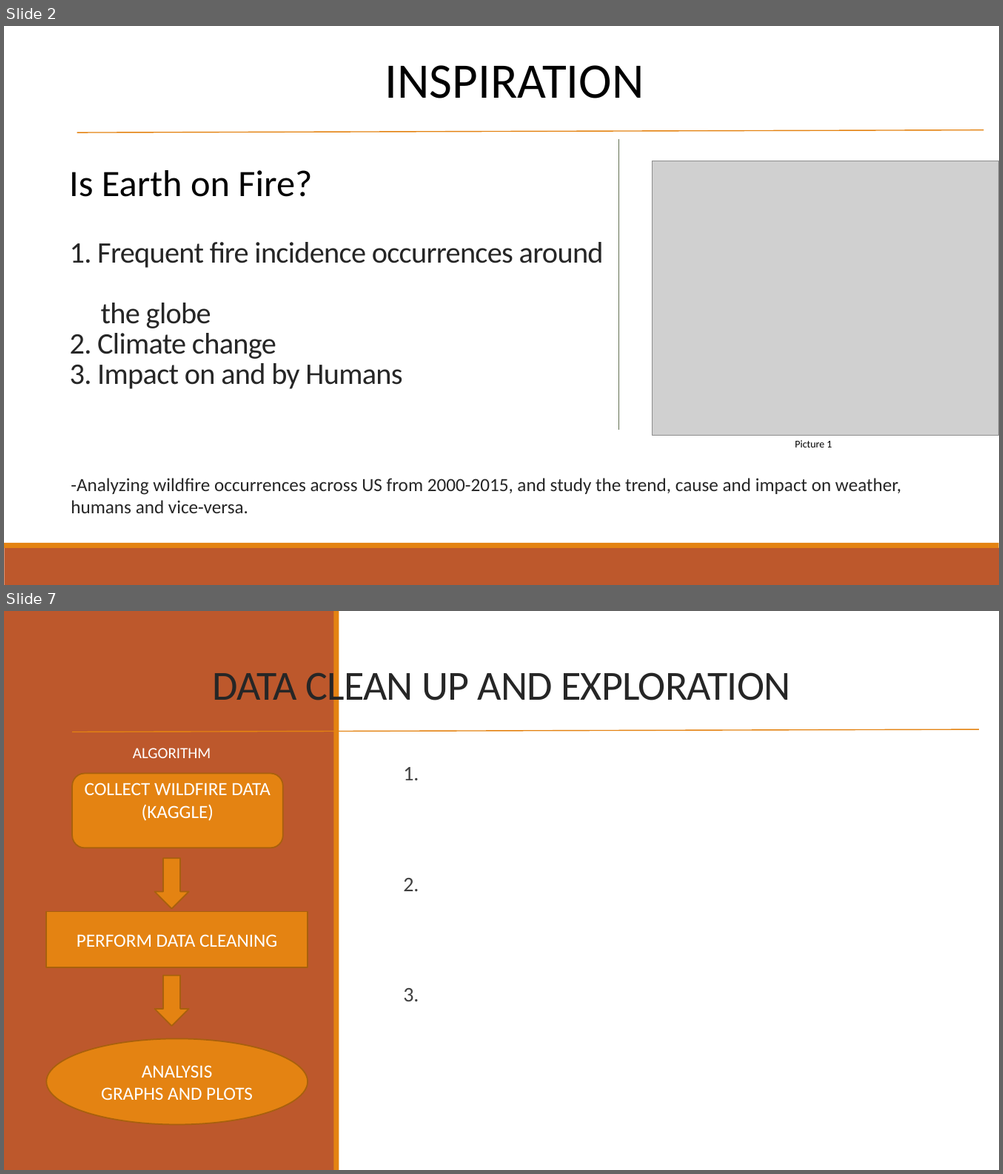
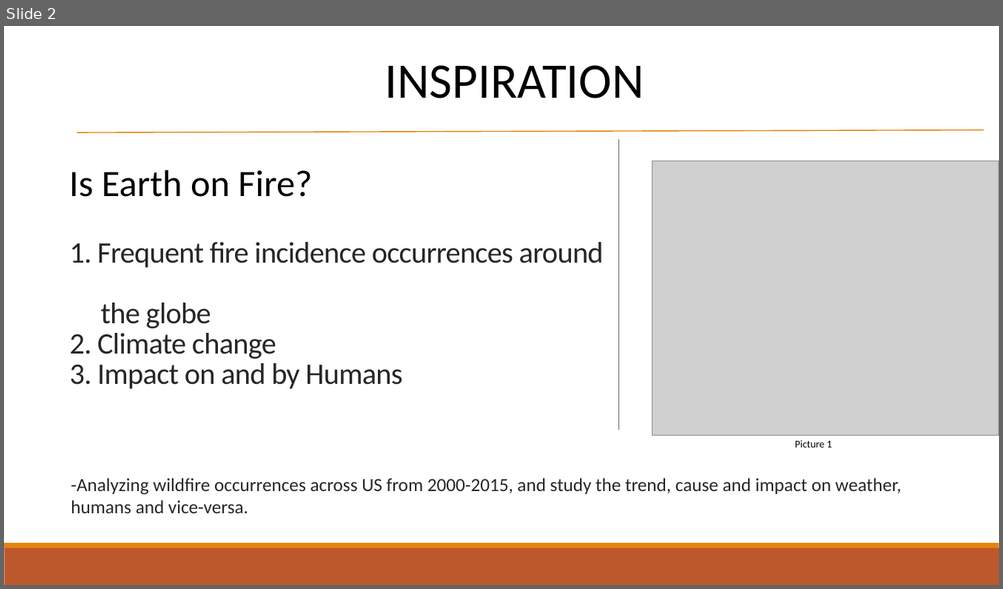
Before and after one commit to mturnell001/Project-1, a slide deck: US Wildfire presentation.pptx. Shown one above the other, each under a label of ours: slides 2 and 7 before the commit, slide 2 after it; the slides between them are not shown. The pictures are 1003x1174 and 1003x589 pixels, drawn with LibreOffice and Linux fonts; fonts in the diff are those of the drawing; grey boxes stand for pictures. Boxes give left, top, right and bottom in pixels: in the first picture for what was removed or moved away, otherwise in the second. Text is boxed around its words. In the diff, an @@ line names an element or a change of style, - is before the commit and + after.

```diff
--- a/US Wildfire presentation.pptx
+++ b/US Wildfire presentation.pptx
@@ slide 7 removed at (4,611,999,1170), background #FFFFFF @@
@@ rectangle removed at (4,611,335,1170) @@
@@ rectangle removed at (334,611,339,1170) @@
@@ text removed at (212,665,790,709) @@
-DATA CLEAN UP AND EXPLORATION
@@ line removed from (72, 732) to (979, 729) @@
@@ text removed at (133,748,210,758) @@
-ALGORITHM
@@ rounded rectangle removed at (72,774,282,849) @@
-COLLECT WILDFIRE DATA (KAGGLE)
@@ text removed at (403,767,418,1002) @@
-  1.
-  2.
-  3.
@@ down arrow removed at (155,859,189,909) @@
@@ rectangle removed at (46,911,307,968) @@
-PERFORM DATA CLEANING
@@ down arrow removed at (155,976,189,1027) @@
@@ ellipse removed at (46,1039,307,1125) @@
-ANALYSIS
-GRAPHS AND PLOTS
```
Also in this commit, not shown: 7 slides changed, 3 slides added, 1 other slide removed.
